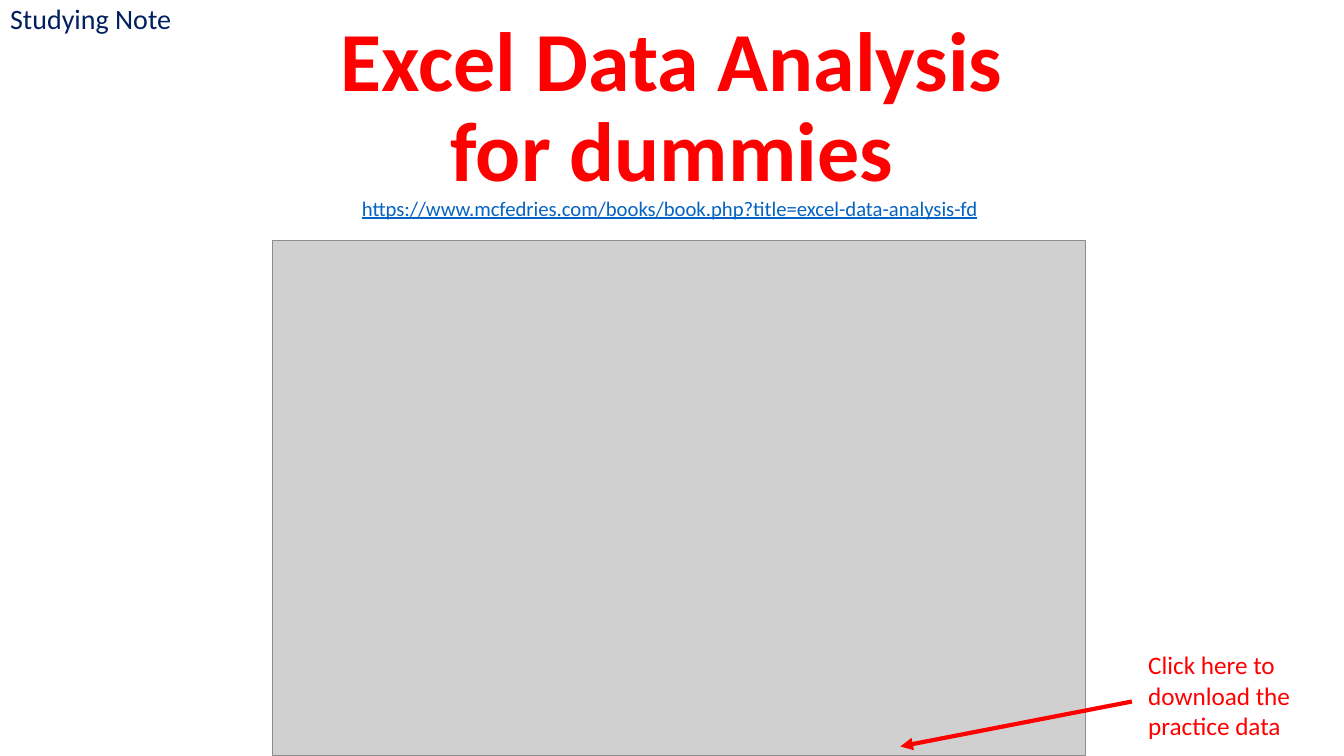
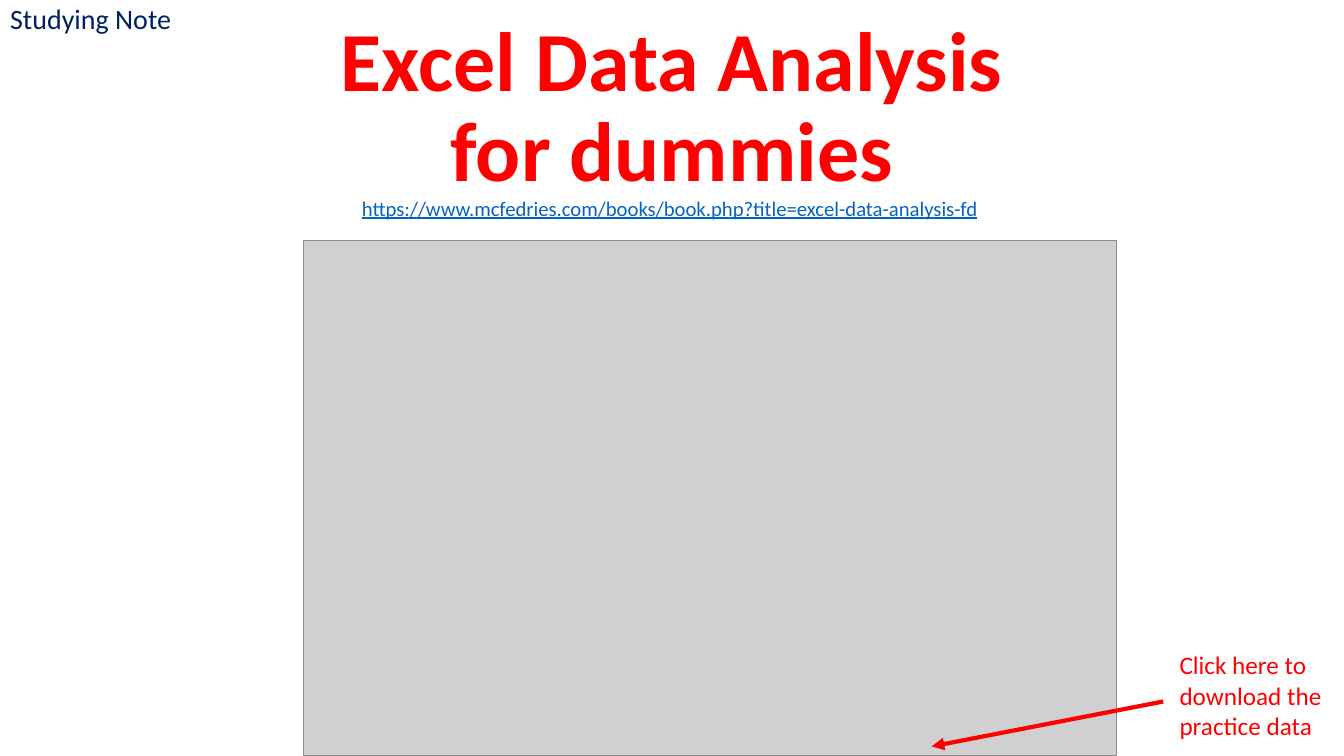
Before and after one commit to ArielMei/arielmei.github.io, a slide deck: slide 2 of EXCEL/ExcelDataAnalysisFD_Examples/Excel data analysis for dummies Outline.pptx (slide 1 before the commit). Drawn at 1344x756 pixels with LibreOffice and Linux fonts; fonts in the diff are those of the drawing; grey boxes stand for pictures. Boxes give left, top, right and bottom in pixels: in the first picture for what was removed or moved away, otherwise in the second. Text is boxed around its words. In the diff, an @@ line names an element or a change of style, - is before the commit and + after.

```diff
--- a/EXCEL/ExcelDataAnalysisFD_Examples/Excel data analysis for dummies Outline.pptx
+++ b/EXCEL/ExcelDataAnalysisFD_Examples/Excel data analysis for dummies Outline.pptx
@@ 1 picture, 1 text, 1 arrow: place and size @@
-1 picture, 1 text, 1 arrow at (272,241,1290,756)
+1 picture, 1 text, 1 arrow at (303,241,1321,756)
```
Also in this commit, not shown: 1 slide added, 1 other file.
